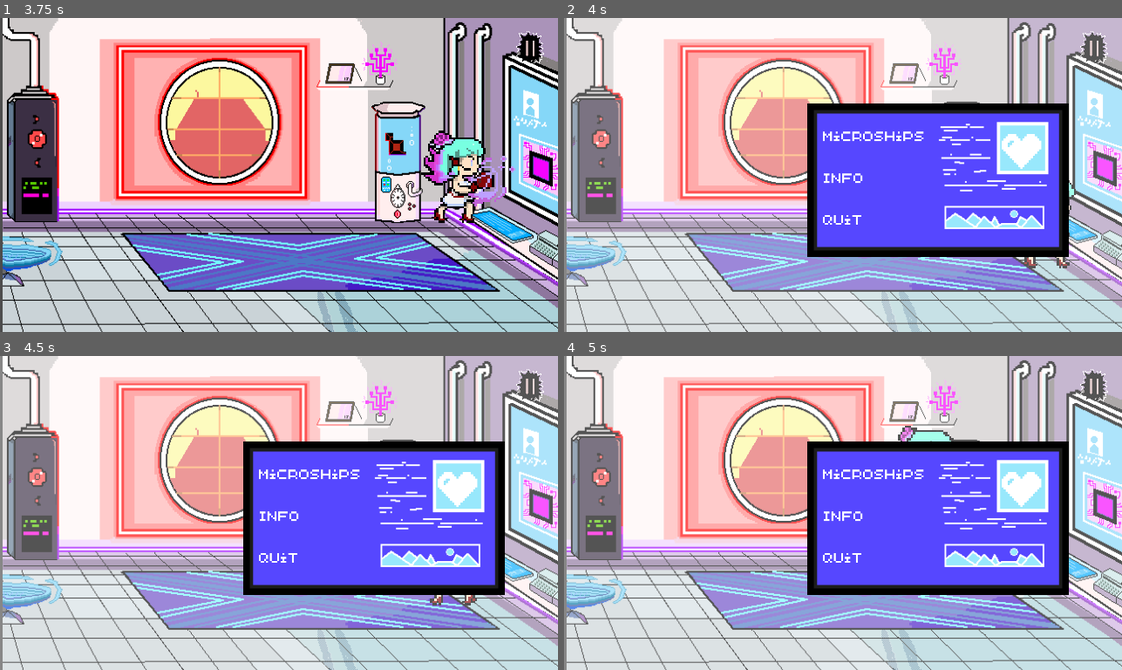
Above: before the commit, frames 1-4 (two rows, left to right).
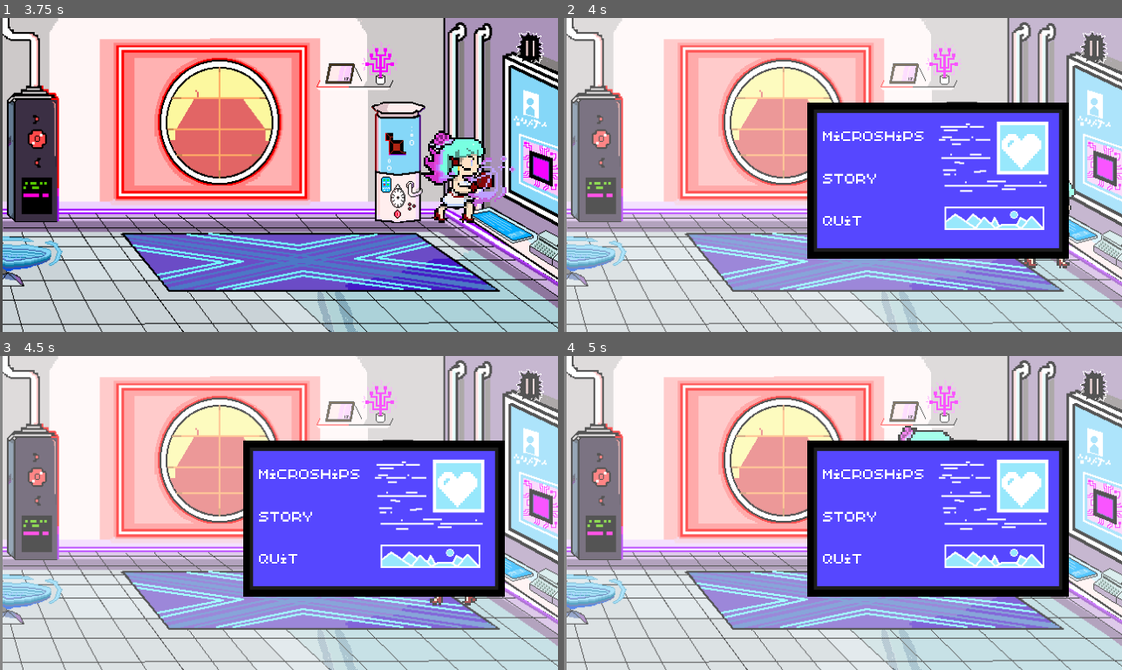
Above: after the commit, the same moments.

Repository: ifoudil/Chromatic-Requiem
Game: Godot game, scene res://Scenes/player.tscn
Two runs of this game, one before a commit and one after it. Both use one fixed random seed, a clock stepped at 60 frames per second and the inputs below. This scene is started directly instead of the project's main scene.
Inputs:
- Up to frame 1 (3.75 s): tap Enter (ui_accept) at 0.5 s; hold Right (move_right) 0.53-2.03 s; tap Z (atk) at 0.6, 2.1, 3.6 s; tap Space (jump) at 0.77, 1.52, 3.02 s; tap N (switch_idle) at 1.35, 2.85 s; hold Left (move_left) 2.03-2.78 s; hold Right (move_right) from 2.78 s (still down)
- Up to frame 2 (4 s): keep holding Right (move_right); tap Space (jump) at 3.77 s
- Up to frame 3 (4.5 s): release Right (move_right) at 4.28 s; hold Left (move_left) from 4.28 s (still down); tap N (switch_idle) at 4.35 s
- Up to frame 4 (5 s): keep holding Left (move_left); tap Space (jump) at 4.52 s

Frame 1 is identical in both runs. In frame 2, 2.3% of the frame differs, in the area x 43-91%, y 26-77%; in frame 3, 2.3%; in frame 4, 2.3%.

Commit message:
fixing issues

Diff:
--- /dev/null
+++ b/Scenes/area_2d.tscn
@@ -0,0 +1,30 @@
+[gd_scene load_steps=4 format=3 uid="uid://b0s70kcvun8us"]
+
+[ext_resource type="Texture2D" uid="uid://sf14baukfjti" path="res://Assets/plateforme.png" id="1_81842"]
+
+[sub_resource type="SpriteFrames" id="SpriteFrames_jb3vm"]
+animations = [{
+"frames": [{
+"duration": 1.0,
+"texture": ExtResource("1_81842")
+}],
+"loop": true,
+"name": &"default",
+"speed": 5.0
+}]
+
+[sub_resource type="RectangleShape2D" id="RectangleShape2D_3w4em"]
+size = Vector2(381.515, 14.6506)
+
+[node name="Area2D" type="StaticBody2D"]
+
+[node name="AnimatedSprite2D" type="AnimatedSprite2D" parent="."]
+texture_filter = 1
+position = Vector2(335, 254)
+scale = Vector2(5.27344, 2.3125)
+sprite_frames = SubResource("SpriteFrames_jb3vm")
+
+[node name="CollisionShape2D" type="CollisionShape2D" parent="."]
+position = Vector2(336, 227)
+scale = Vector2(1.60938, 1.29688)
+shape = SubResource("RectangleShape2D_3w4em")
--- a/Scenes/baddieViolet.tscn
+++ b/Scenes/baddieViolet.tscn
@@ -176,7 +176,7 @@
 scale = Vector2(2.45023, 2.39583)
 sprite_frames = SubResource("SpriteFrames_xh4dr")
 animation = &"atk1_right"
-frame_progress = 0.759049
+frame_progress = 0.587219
 offset = Vector2(-387.769, 192.548)
 
 [node name="CollisionShape2D" type="CollisionShape2D" parent="."]
--- a/Scenes/lvl1.tscn
+++ b/Scenes/lvl1.tscn
@@ -1,8 +1,9 @@
-[gd_scene load_steps=7 format=3 uid="uid://gxmrwxxp2xch"]
+[gd_scene load_steps=8 format=3 uid="uid://gxmrwxxp2xch"]
 
 [ext_resource type="Texture2D" uid="uid://cbe8ipr8co47j" path="res://Assets/lvl1.png" id="1_k1kij"]
 [ext_resource type="PackedScene" uid="uid://dc2uygkwfcu8w" path="res://Scenes/baddieyellow.tscn" id="2_ilbed"]
 [ext_resource type="PackedScene" uid="uid://dba7i1cu57day" path="res://Scenes/pause.tscn" id="3_k1kij"]
+[ext_resource type="PackedScene" uid="uid://b0s70kcvun8us" path="res://Scenes/area_2d.tscn" id="4_oxj74"]
 
 [sub_resource type="RectangleShape2D" id="RectangleShape2D_gw65t"]
 size = Vector2(1533.5, 285)
@@ -68,4 +69,7 @@
 offset_bottom = -2.0
 text = "press N to start transform  "
 
+[node name="Area2D4" parent="." instance=ExtResource("4_oxj74")]
+position = Vector2(3, 7)
+
 [node name="pause" parent="." instance=ExtResource("3_k1kij")]
--- a/Scenes/menu.tscn
+++ b/Scenes/menu.tscn
@@ -1,9 +1,10 @@
-[gd_scene load_steps=7 format=3 uid="uid://bnpugvblpnqgf"]
+[gd_scene load_steps=8 format=3 uid="uid://bnpugvblpnqgf"]
 
 [ext_resource type="Script" uid="uid://d18hovlm31dt8" path="res://Scripts/menu.gd" id="1_1rerr"]
-[ext_resource type="Texture2D" uid="uid://62r1gt6wam3c" path="res://Assets/microships.png" id="2_xhh6f"]
+[ext_resource type="Texture2D" uid="uid://bdyu1f8g5j4y6" path="res://Assets/microships.png" id="2_xhh6f"]
 [ext_resource type="Texture2D" uid="uid://c3mlyd171mlqh" path="res://Assets/info_.png" id="3_cayip"]
-[ext_resource type="Texture2D" uid="uid://bc7sdrbj00yfg" path="res://Assets/microship_pink.png" id="4_158mb"]
+[ext_resource type="Texture2D" uid="uid://cpc41i1yjynqi" path="res://Assets/histoire.png" id="3_jsrd8"]
+[ext_resource type="Texture2D" uid="uid://b806jlbbj0mkf" path="res://Assets/microship_pink.png" id="4_158mb"]
 [ext_resource type="Texture2D" uid="uid://2trvifksptap" path="res://Assets/info_ship_yellow.png" id="5_wwsa2"]
 
 [sub_resource type="SpriteFrames" id="SpriteFrames_cayip"]
@@ -14,6 +15,14 @@
 }],
 "loop": true,
 "name": &"default",
+"speed": 5.0
+}, {
+"frames": [{
+"duration": 1.0,
+"texture": ExtResource("3_jsrd8")
+}],
+"loop": true,
+"name": &"histoire",
 "speed": 5.0
 }, {
 "frames": [{
@@ -50,10 +59,11 @@
 color = Color(1, 1, 1, 0.329412)
 
 [node name="AnimatedSprite2D" type="AnimatedSprite2D" parent="."]
-position = Vector2(429, 186)
-scale = Vector2(0.3, 0.314)
+position = Vector2(429, 186.37)
+scale = Vector2(0.3, 0.318111)
 sprite_frames = SubResource("SpriteFrames_cayip")
-animation = &"info"
+animation = &"microship_yellow"
+frame_progress = 0.809285
 
 [node name="VBoxContainer" type="Control" parent="."]
 layout_direction = 1
@@ -75,9 +85,11 @@
 [node name="info" type="Button" parent="VBoxContainer"]
 modulate = Color(1, 1, 1, 0)
 layout_mode = 2
-offset_left = -2.0
+anchor_left = -0.156
+anchor_right = 1.184
+offset_left = 16.252
 offset_top = -114.0
-offset_right = 117.0
+offset_right = -21.528
 offset_bottom = -98.0
 
 [node name="Quitter" type="Button" parent="VBoxContainer"]
--- a/Scripts/menu.gd
+++ b/Scripts/menu.gd
@@ -9,7 +9,11 @@
 	self.visible = false
 
 func _on_info_pressed() -> void:
-	$AnimatedSprite2D.play("kk")
+	$AnimatedSprite2D.play("histoire")
+	$VBoxContainer.visible = false
+	$Control.visible = true
+	$Control/pink.visible = false
+	$Control/yellow.visible = false
 
 
 func _on_microships_pressed() -> void:
Binary file changed: Assets/RLY.png
Binary file changed: Assets/RLY2.png
Binary file changed: Assets/RRY.png
Binary file changed: Assets/RRY2.png
Binary file added: Assets/histoire.png
Binary file changed: Assets/microship_pink.png
Binary file changed: Assets/microships.png
Binary file added: Assets/plateforme.png
